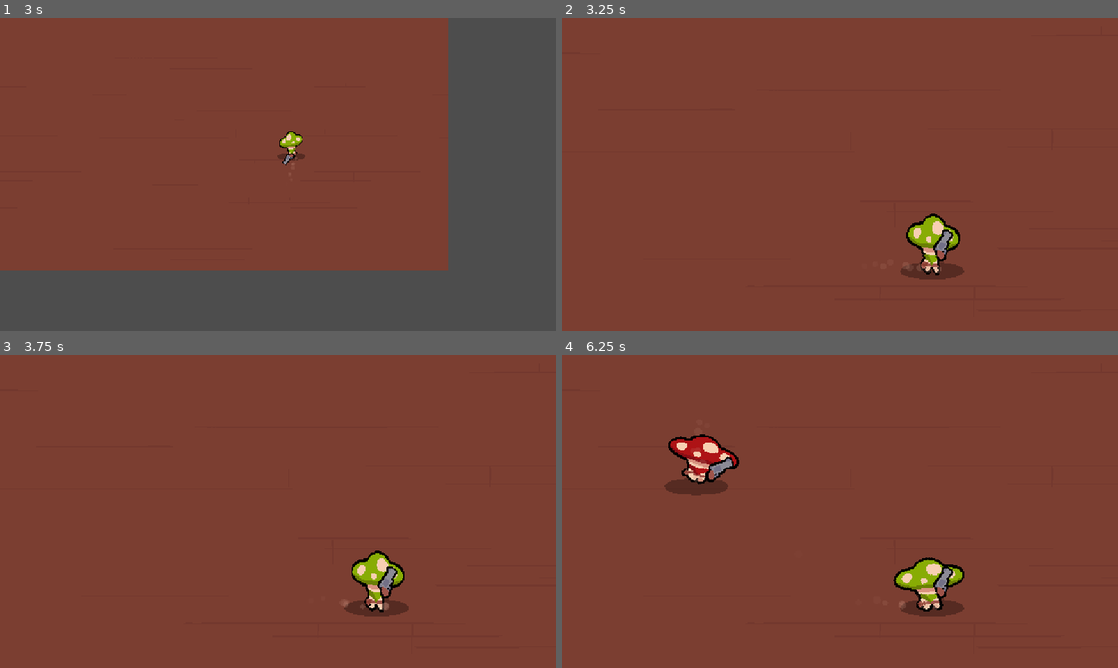
Above: before the commit, frames 1-4 (two rows, left to right).
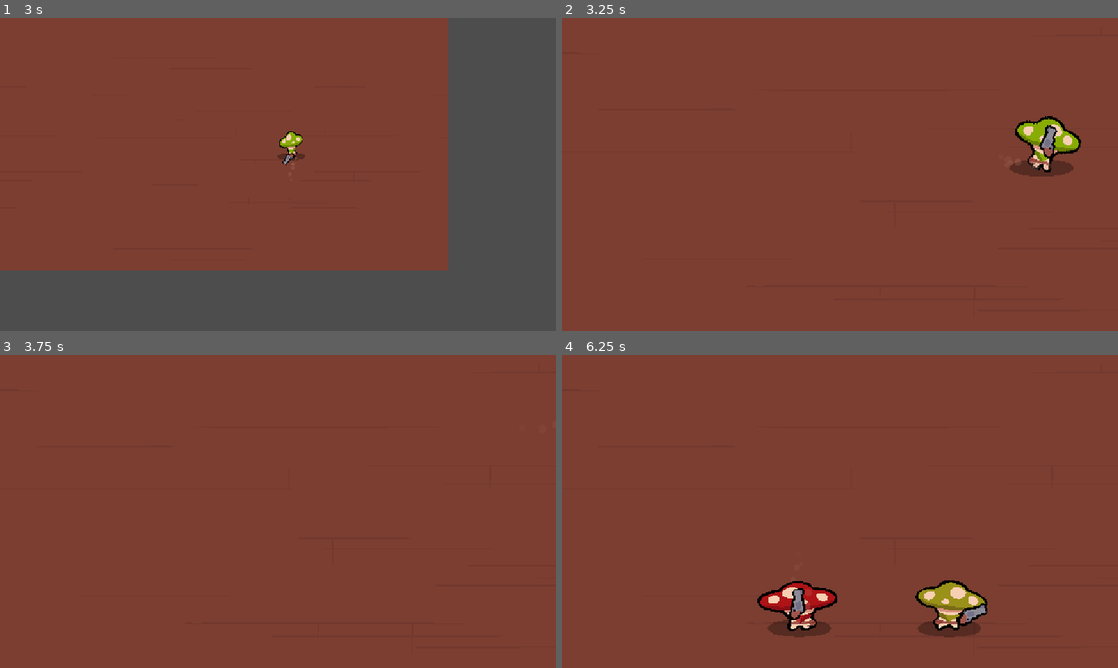
Above: after the commit, the same moments.

Repository: orbital-mage/gmtk-2025
Game: Godot game, scene res://game.tscn
Same seed, same stepped clock (60 frames per second), same inputs: the game is played once before the commit and once after it.
Inputs (mouse positions are in pixels of both pictures, inside the frame that each line leads up to):
- Up to frame 1 (3 s): tap Enter at 0.5 s; move the mouse to (400, 158) at 0.52 s; hold D (right) 0.53-1.28 s; hold Tab (replay) 0.53-1.28 s; click (400, 158) at 0.8 s; move the mouse to (166, 190) at 1.27 s; hold S (down) 1.28-2.03 s; click (166, 190) at 1.35 s; tap Tab (replay) at 1.55 s; move the mouse to (333, 105) at 2.02 s; hold D (right) 2.03-2.78 s; hold Tab (replay) 2.03-2.78 s; click (333, 105) at 2.3 s; move the mouse to (250, 237) at 2.77 s; hold W (up) from 2.78 s (still down); click (250, 237) at 2.85 s
- Up to frame 2 (3.25 s): keep holding W (up); tap Tab (replay) at 3.05 s
- Up to frame 3 (3.75 s): move the mouse to (444, 558) at 3.52 s; release W (up) at 3.53 s; hold A (left) from 3.53 s (still down); hold Tab (replay) from 3.53 s (still down)
- Up to frame 4 (6.25 s): click (1006, 558) at 3.8 s; move the mouse to (673, 464) at 4.27 s; release Tab (replay) at 4.28 s; click (673, 464) at 4.35 s; tap Tab (replay) at 4.55, 6.05 s; move the mouse to (867, 511) at 5.02 s; release A (left) at 5.03 s; hold S (down) 5.03-5.78 s; hold Tab (replay) 5.03-5.78 s; click (867, 511) at 5.3 s; move the mouse to (756, 433) at 5.77 s; hold D (right) from 5.78 s (still down); click (756, 433) at 5.85 s

Frame 1 is identical in both runs. In frame 2, 3.0% of the frame differs, in the area x 60-94%, y 31-84%; in frame 3, 1.5%; in frame 4, 6.1%, in the area x 18-77%, y 25-91%.
Error before the commit: Invalid access to property or key 'position' on a base object of type 'Nil'. (res://clones/clone.gd:97)
Error after the commit: Invalid access to property or key 'position' on a base object of type 'Nil'. (res://clones/clone.gd:91)

Commit message:
velocity record

Diff:
--- a/clones/clone.gd
+++ b/clones/clone.gd
@@ -5,14 +5,15 @@
 signal died(clone: Clone)
 signal shoot(bullet: Bullet)
 
-var color: Color
+var dead := false
 var replaying := false
 var aim_target: Vector2
-var position_record: Array[Vector2] = []
+var color: Color
+
+var index := 0
+var velocity_record: Array[Vector2] = []
 var aim_record: Array[Vector2] = []
 var shoot_record: Dictionary = {}
-var index := 0
-var dead := false
 
 @export var speed: float = 800
 
@@ -25,23 +26,13 @@
 @onready var camera: Camera2D = $Camera2D
 
 func replay() -> void:
-	show()
-	replaying = true
 	dead = false
 	index = 0
-	sprite_color.modulate = color
-	hitbox.set_collision_layer_value(2, false)
-	gun_pivot.show()
-	camera.enabled = false
-	remove_from_group("player")
-
-func die() -> void:
-	hide()
-	dead = true
-	died.emit(self)
+	_unset_player()
+	_set_zombiefied(false)
 
 func _ready() -> void:
-	position_record.append(position)
+	velocity_record.append(Vector2.ZERO)
 	aim_record.append(get_global_mouse_position())
 
 	color = Color.from_hsv(
@@ -54,21 +45,22 @@
 
 	if not replaying:
 		_player_movement()
-	elif index < position_record.size():
+	elif index < velocity_record.size():
 		_recorded_movement()
 	else:
 		_zombie_movement()
-
-func _on_hit(area: Area2D) -> void:
-	die()
 
 func _input(event: InputEvent) -> void:
 	if event.is_action_pressed("replay"):
 		replay()
 
 	if not replaying and event.is_action_pressed("shoot"):
-		shoot_record.set(position_record.size(), get_global_mouse_position())
+		shoot_record.set(velocity_record.size(), get_global_mouse_position())
 		_shoot(get_global_mouse_position())
+
+func _on_hit(area: Area2D) -> void:
+	dead = true
+	died.emit(self)
 
 func _player_movement() -> void:
 	var vector = Input.get_vector("left", "right", "up", "down")
@@ -78,18 +70,20 @@
 	aim_target = get_global_mouse_position()
 
 	aim_record.append(aim_target)
-	position_record.append(position)
+	velocity_record.append(velocity)
 
 func _recorded_movement() -> void:
-	position = position_record[index]
+	velocity = velocity_record[index]
 	aim_target = aim_record[index]
 	index += 1
+
+	move_and_slide()
 
 	if shoot_record.has(index):
 		_shoot(shoot_record[index])
 
-	if index == position_record.size():
-		_zombify()
+	if index == velocity_record.size():
+		_set_zombiefied(true)
 
 func _zombie_movement() -> void:
 	var player = get_tree().get_first_node_in_group("player") as Clone
@@ -104,7 +98,17 @@
 	bullet.set_target(taget)
 	shoot.emit(bullet)
 
-func _zombify() -> void:
-	sprite_color.modulate = Color.BLACK
-	hitbox.set_collision_layer_value(2, true)
-	gun_pivot.hide()
+func _unset_player() -> void:
+	replaying = true
+	camera.enabled = false
+	remove_from_group("player")
+
+func _set_zombiefied(zombified: bool) -> void:
+	hitbox.set_collision_layer_value(2, zombified)
+
+	if zombified:
+		sprite_color.modulate = Color.BLACK
+		gun_pivot.hide()
+	else:
+		sprite_color.modulate = color
+		gun_pivot.show()
